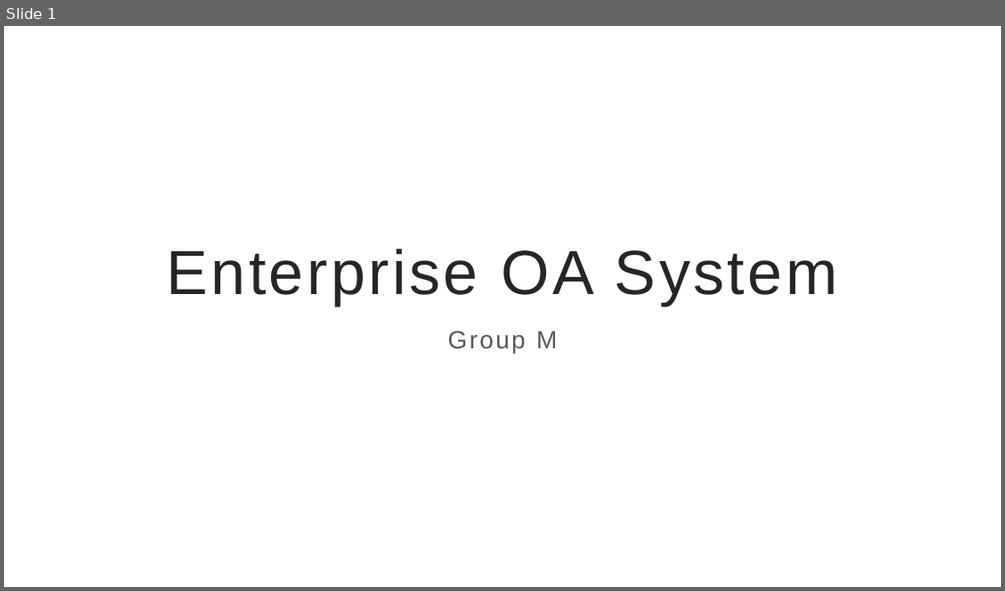
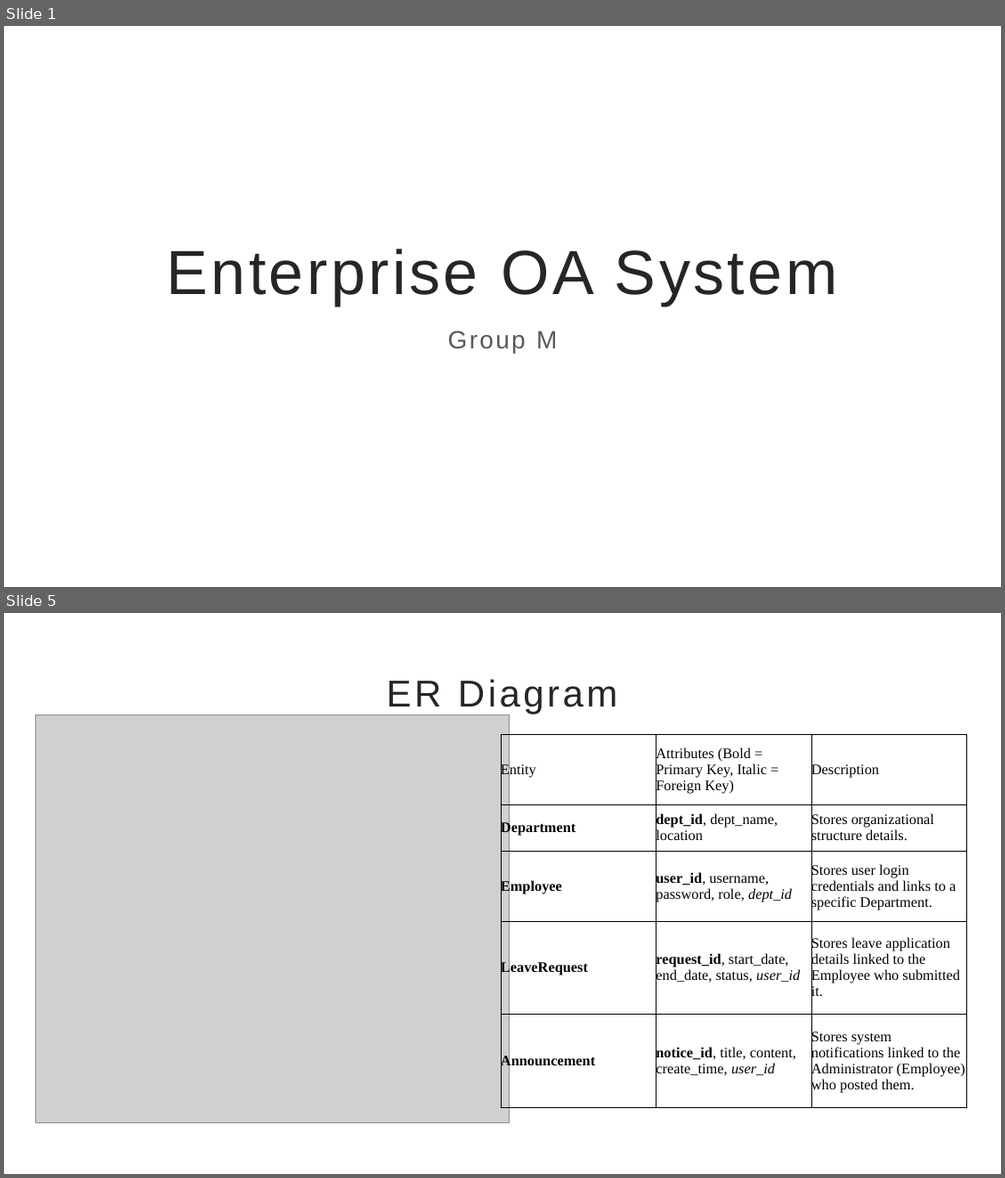
Before and after one commit to Harold-Gu/Enterprise-OA-Management-System, a slide deck: OA System.pptx. Shown one above the other, each under a label of ours: slide 1 before the commit, slides 1 and 5 after it; the slides between them are not shown. The pictures are 1005x591 and 1005x1178 pixels, drawn with LibreOffice and Linux fonts; fonts in the diff are those of the drawing; grey boxes stand for pictures. Boxes give left, top, right and bottom in pixels: in the first picture for what was removed or moved away, otherwise in the second. Text is boxed around its words. In the diff, an @@ line names an element or a change of style, - is before the commit and + after.

```diff
--- a/OA System.pptx
+++ b/OA System.pptx
@@ slide 5 added at bbox=[4, 613, 1001, 1174], background #FFFFFF @@
@@ title added at bbox=[387, 679, 618, 714], 36 pt, text #262626 @@
+ER Diagram
@@ picture added at bbox=[35, 714, 509, 1123] @@
@@ table added at bbox=[501, 735, 967, 1107], 5 rows, 3 columns @@
+Entity | Attributes (Bold = Primary Key, Italic = Foreign Key) | Description
+Department | dept_id, dept_name, location | Stores organizational structure details.
+Employee | user_id, username, password, role, dept_id | Stores user login credentials and links to a specific Department.
+LeaveRequest | request_id, start_date, end_date, status, user_id | Stores leave application details linked to the Employee who submitted it.
+Announcement | notice_id, title, content, create_time, user_id | Stores system notifications linked to the Administrator (Employee) who posted them.
```
Also in this commit, not shown: 2 slides changed, 8 other slides added, 1 slide removed.
